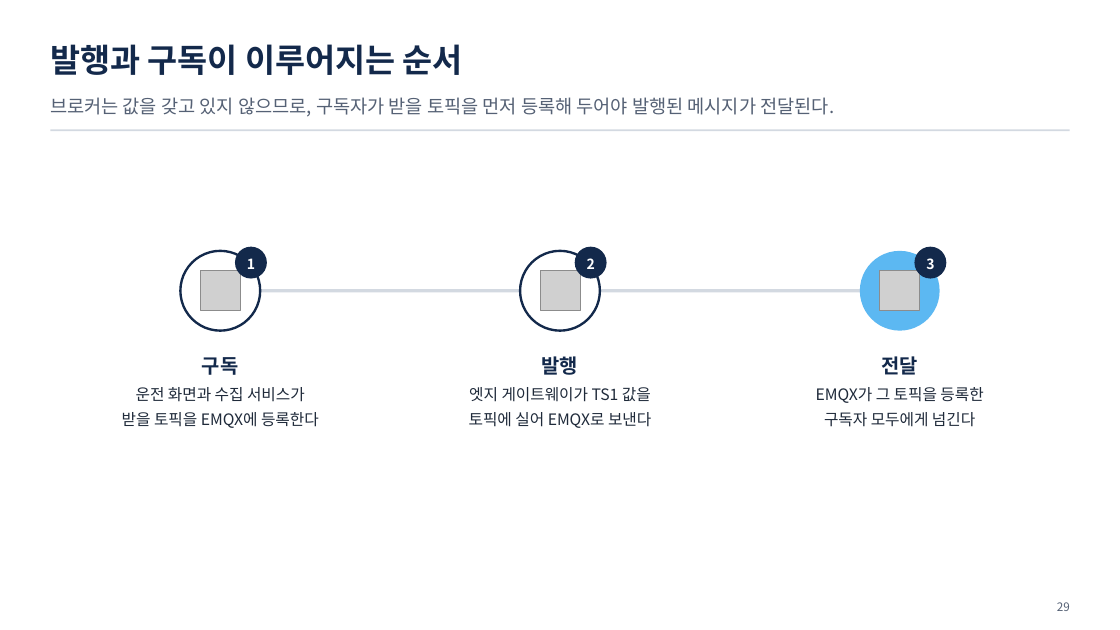
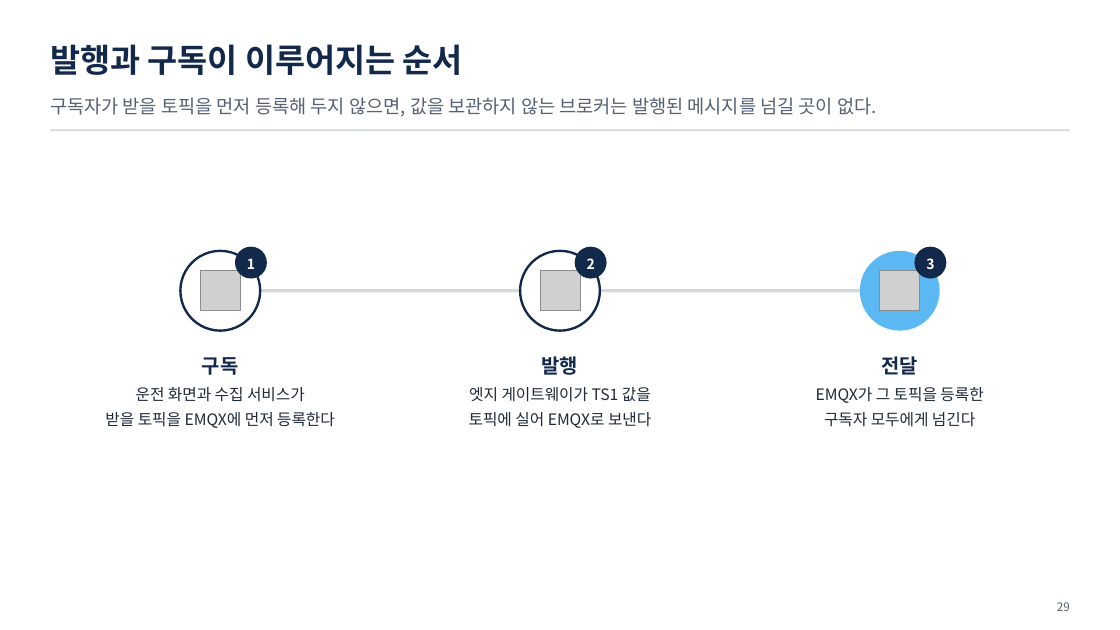
Before and after one commit to uengine-oss/hyd-iot-edu, a slide deck: slide 29 of course/slides/integrated/통합반_01일차.pptx. Drawn at 1120x630 pixels with LibreOffice and Linux fonts; fonts in the diff are those of the drawing; grey boxes stand for pictures. Boxes give left, top, right and bottom in pixels: in the first picture for what was removed or moved away, otherwise in the second. Text is boxed around its words. In the diff, an @@ line names an element or a change of style, - is before the commit and + after.

```diff
--- a/course/slides/integrated/통합반_01일차.pptx
+++ b/course/slides/integrated/통합반_01일차.pptx
@@ text at box(50, 97, 877, 117): text changed @@
-브로커는 값을 갖고 있지 않으므로, 구독자가 받을 토픽을 먼저 등록해 두어야 발행된 메시지가 전달된다.
+구독자가 받을 토픽을 먼저 등록해 두지 않으면, 값을 보관하지 않는 브로커는 발행된 메시지를 넘길 곳이 없다.
@@ text at box(105, 412, 335, 428): text changed @@
-받을 토픽을 EMQX에 등록한다
+받을 토픽을 EMQX에 먼저 등록한다
```
Also in this commit, not shown: 16 other slides changed, 7 other files.
